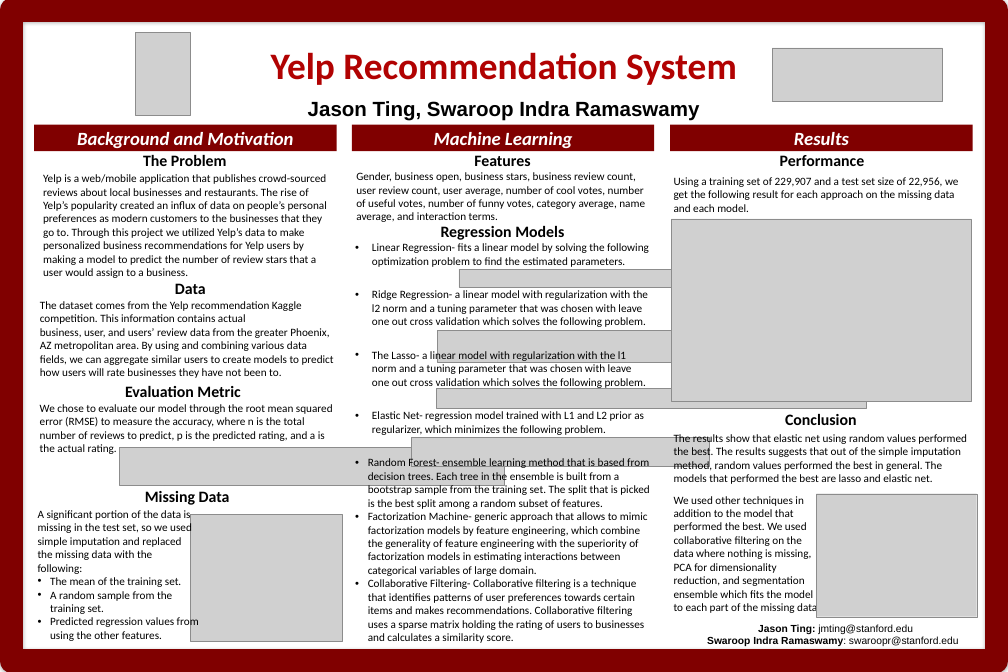
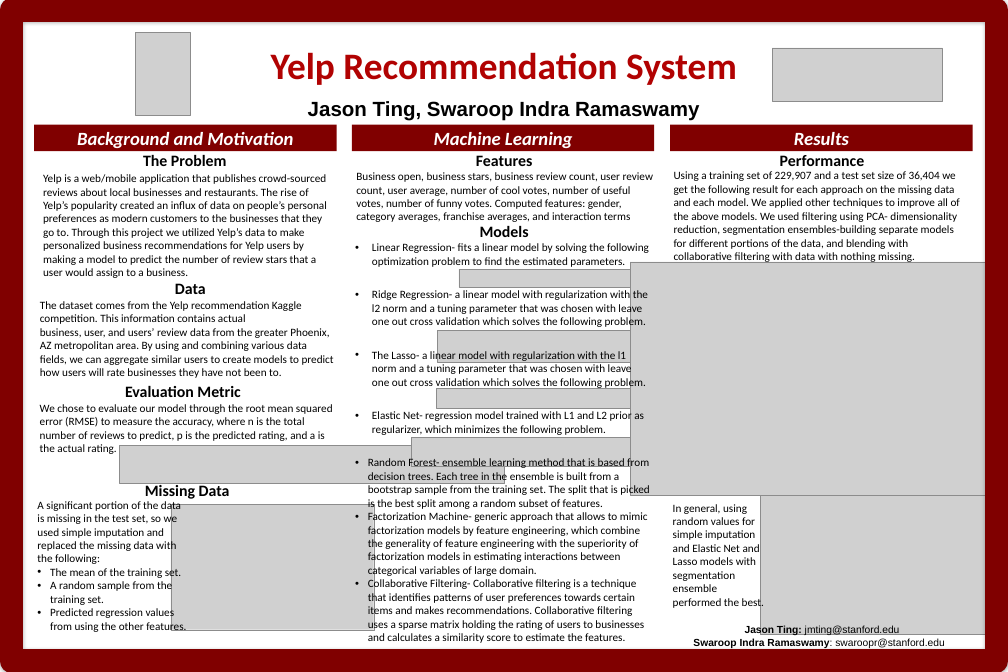
Before and after one commit to s-ramaswamy/CS-229-project, a slide deck: slide 1 of Ting_Ramaswamy_cs229Poster.pptx. Drawn at 1008x672 pixels with LibreOffice and Linux fonts; fonts in the diff are those of the drawing; grey boxes stand for pictures. Boxes give left, top, right and bottom in pixels: in the first picture for what was removed or moved away, otherwise in the second. Text is boxed around its words. In the diff, an @@ line names an element or a change of style, - is before the commit and + after.

Commit message:
update poster

```diff
--- a/Ting_Ramaswamy_cs229Poster.pptx
+++ b/Ting_Ramaswamy_cs229Poster.pptx
@@ text at bbox=[356, 172, 653, 222]: text changed @@
-Gender, business open, business stars, business review count, user review count, user average, number of cool votes, number of useful votes, number of funny votes, category average, name average, and interaction terms.
+Business open, business stars, business review count, user review count, user average, number of cool votes, number of useful votes, number of funny votes. Computed features: gender, category averages, franchise averages, and interaction terms
@@ text at bbox=[674, 171, 960, 263]: text changed @@
-Using a training set of 229,907 and a test set size of 22,956, we get the following result for each approach on the missing data and each model.
+Using a training set of 229,907 and a test set size of 36,404 we get the following result for each approach on the missing data and each model. We applied other techniques to improve all of the above models. We used filtering using PCA- dimensionality reduction, segmentation ensembles-building separate models for different portions of the data, and blending with collaborative filtering with data with nothing missing.
@@ text at bbox=[480, 226, 529, 237]: text changed @@
-Regression Models
+Models
@@ picture removed at bbox=[671, 219, 971, 401] @@
@@ picture added at bbox=[630, 262, 1008, 495] @@
@@ text removed at bbox=[785, 414, 857, 425] @@
-Conclusion
@@ text removed at bbox=[674, 433, 967, 484] @@
-The results show that elastic net using random values performed the best. The results suggests that out of the simple imputation method, random values performed the best in general. The models that performed the best are lasso and elastic net.
@@ text "Missing Data": place and size @@
-text "Missing Data" at bbox=[145, 491, 230, 505]
+text "Missing Data" at bbox=[145, 482, 230, 499]
@@ text "A significant portion of the ..." rewrapped from bbox=[38, 510, 199, 641] to bbox=[37, 501, 186, 633] @@
@@ picture: place and size @@
-picture at bbox=[191, 514, 342, 641]
+picture at bbox=[171, 504, 374, 630]
@@ text added at bbox=[673, 504, 764, 610], 24 pt, text #000000 @@
+In general, using random values for simple imputation and Elastic Net and Lasso models with segmentation ensemble performed the best.
@@ text removed at bbox=[674, 496, 823, 615] @@
-We used other techniques in addition to the model that performed the best. We used collaborative filtering on the data where nothing is missing, PCA for dimensionality reduction, and segmentation ensemble which fits the model to each part of the missing data..
@@ picture: place and size @@
-picture at bbox=[816, 494, 977, 617]
+picture at bbox=[760, 491, 999, 634]
@@ text at bbox=[368, 578, 644, 643]: text changed @@
-• Collaborative Filtering- Collaborative filtering is a technique that identifies patterns of user preferences towards certain items and makes recommendations. Collaborative filtering uses a sparse matrix holding the rating of users to businesses and calculates a similarity score.
+• Collaborative Filtering- Collaborative filtering is a technique that identifies patterns of user preferences towards certain items and makes recommendations. Collaborative filtering uses a sparse matrix holding the rating of users to businesses and calculates a similarity score to estimate the features.
@@ text "Jason Ting: jmting@stanford.edu": place and size @@
-text "Jason Ting: jmting@stanford.edu" at bbox=[707, 624, 958, 646]
+text "Jason Ting: jmting@stanford.edu" at bbox=[693, 626, 944, 648]
```
Also in this commit, not shown: 2 other files.
